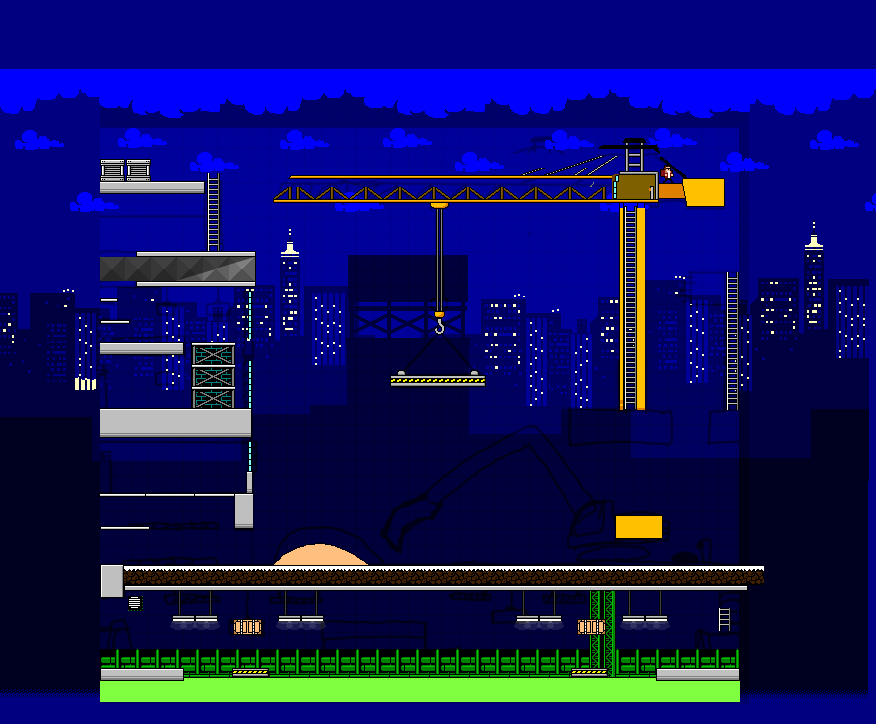
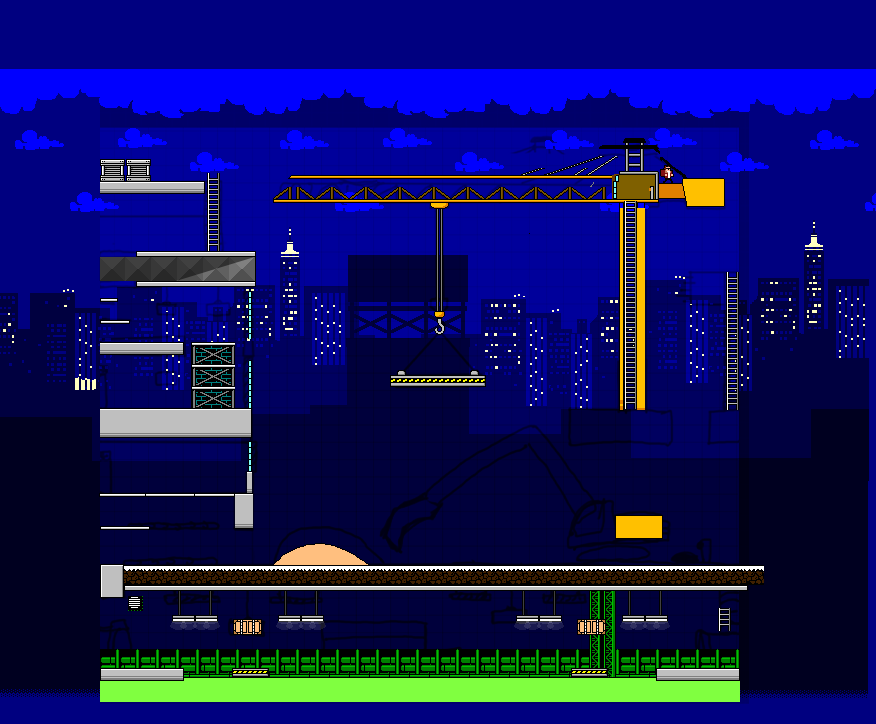
Layered file, before and after one edit (876×724). Changes by layer:
painted on "crane merdiveni" over [624, 201, 637, 209]
